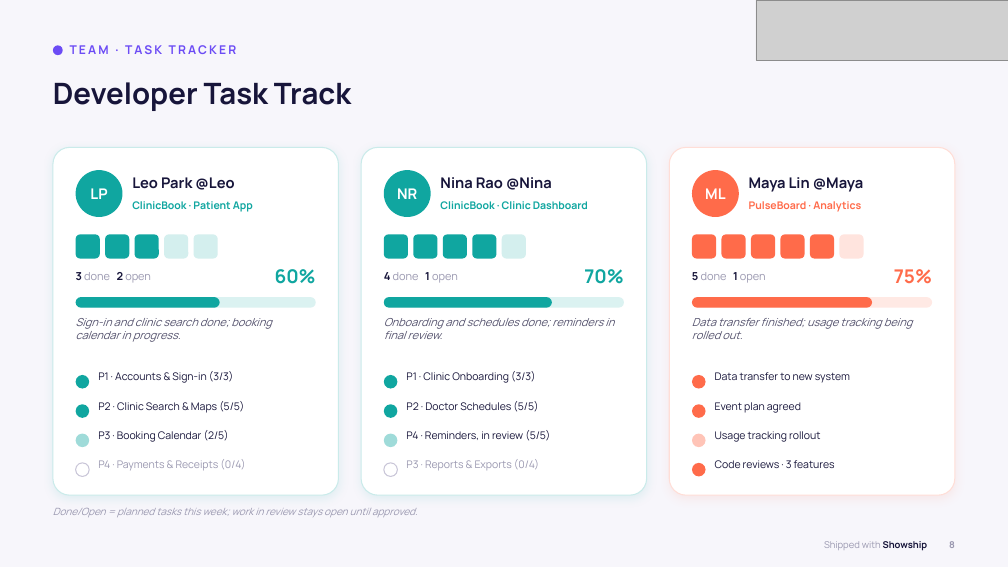
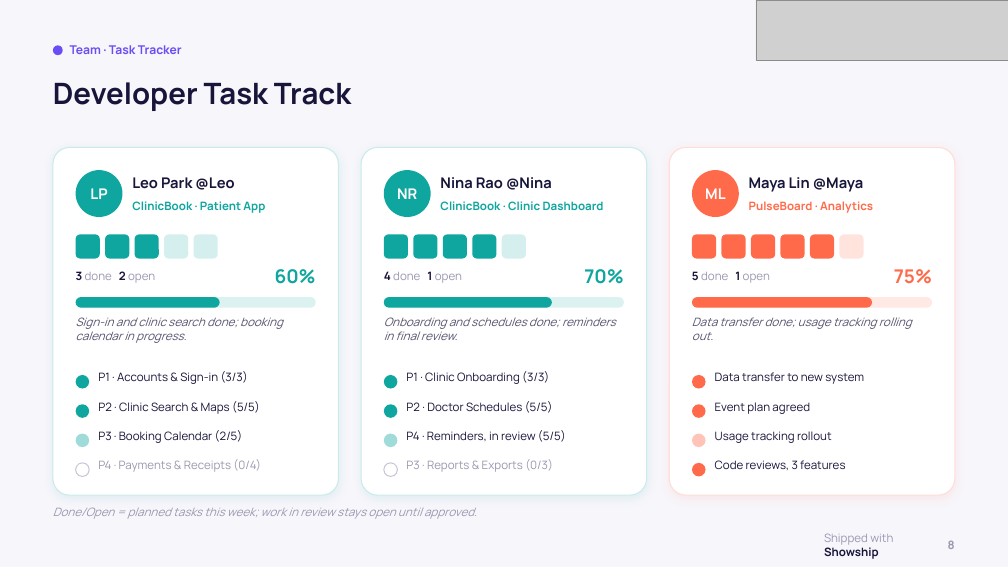
Before and after one commit to Soe-Moe/showship, a slide deck: slide 8 of docs/example-deck-showship.pptx. Drawn at 1008x567 pixels with LibreOffice and Linux fonts; fonts in the diff are those of the drawing; grey boxes stand for pictures; background and template pictures are left out. Boxes give left, top, right and bottom in pixels: in the first picture for what was removed or moved away, otherwise in the second. Text is boxed around its words. In the diff, an @@ line names an element or a change of style, - is before the commit and + after.

Commit message:
0.1.0-beta.10: deck layout checks, design rules, refreshed previews
- check_deck.js renders the deck and flags text near the edges or colliding
- lint_report.js enforces per-field text length limits
- design_rules.md: design rules for templates and decks
- timeline edge overflow, hollow attention cards, small text, tracked uppercase labels fixed
- make_previews.js regenerates docs images and example decks

```diff
--- a/docs/example-deck-showship.pptx
+++ b/docs/example-deck-showship.pptx
@@ text at <box>70,45,182,54</box>: text changed @@
-TEAM · TASK TRACKER
+Team · Task Tracker
@@ size 10.5 to 11 pt in 5 elements at <box>76,271,155,282</box>, <box>76,317,283,343</box>, <box>384,271,462,283</box>, <box>384,317,616,340</box>, <box>692,271,770,283</box> @@
@@ text at <box>692,317,912,340</box>: text changed; size 10.5 to 11 pt @@
-Data transfer finished; usage tracking being rolled out.
+Data transfer done; usage tracking rolling out.
@@ size 10 to 11 pt in 13 elements at <box>132,201,265,213</box>, <box>98,371,248,384</box>, <box>98,401,260,414</box>, <box>98,430,243,443</box>, <box>98,459,261,472</box>, <box>440,201,604,210</box>, <box>406,371,549,384</box>, <box>406,401,553,413</box>, <box>406,430,566,442</box>, <box>749,201,873,213</box>, <box>715,372,864,384</box>, <box>715,402,810,414</box>, <box>715,431,832,443</box> @@
@@ text at <box>406,459,553,472</box>: text changed; size 10 to 11 pt @@
-P3 · Reports & Exports (0/4)
+P3 · Reports & Exports (0/3)
@@ text at <box>715,460,845,470</box>: text changed; size 10 to 11 pt @@
-Code reviews · 3 features
+Code reviews, 3 features
@@ text "Done/Open = planned tasks this ..." at <box>53,507,477,519</box>: size 9.5 to 11 pt @@
@@ text "Shipped with Showship" at <box>824,533,893,559</box>: size 9 to 11 pt @@
@@ text "8" at <box>948,540,955,549</box>: size 9 to 11 pt @@
```
Also in this commit, not shown: 10 other slides changed, 30 other files.
